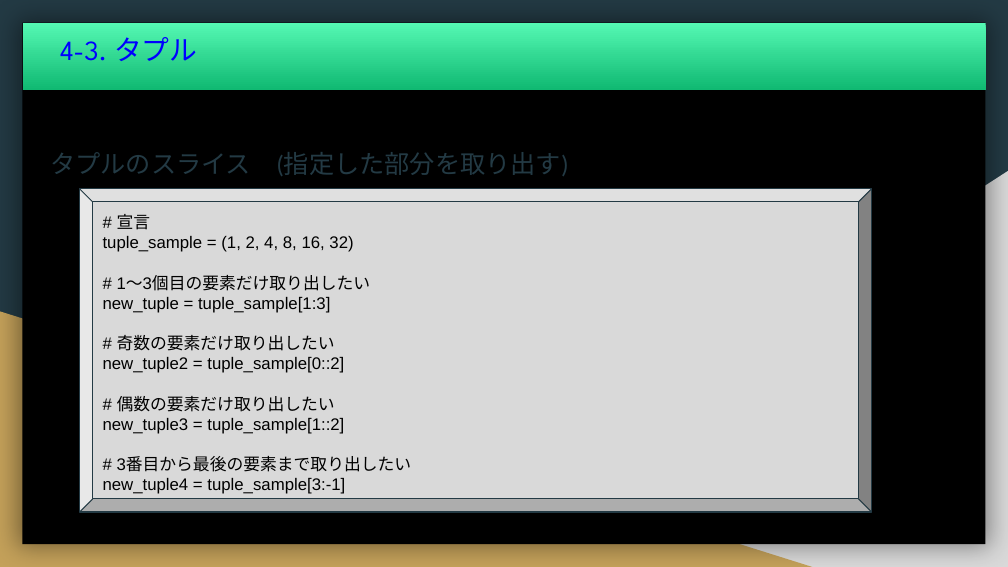
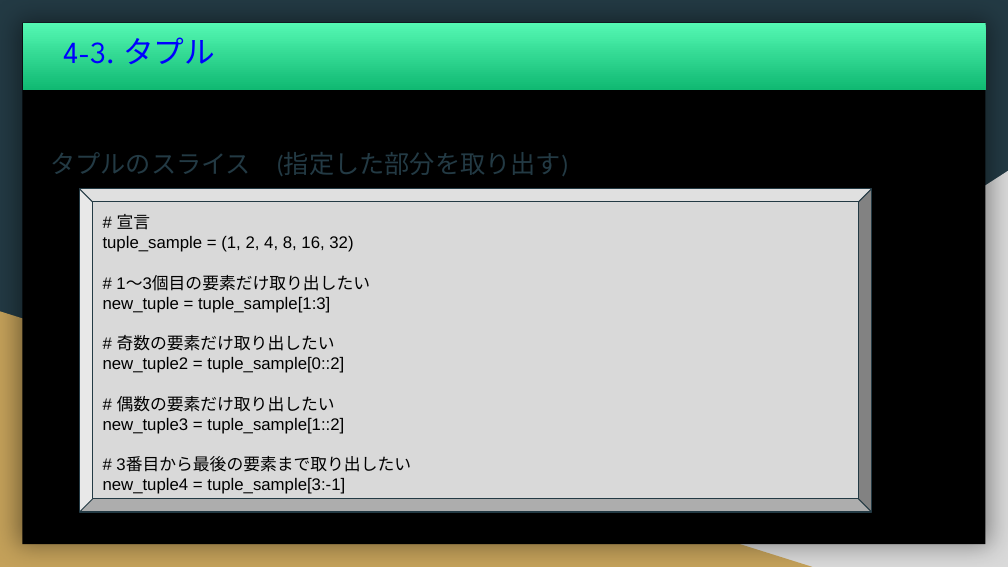
Before and after one commit to f-mio/ICTClub_uexc, a slide deck: slide 23 of 20210407_python/20210407_ICT同好会資料_20210330編集.pptx. Drawn at 1008x567 pixels with LibreOffice and Linux fonts; fonts in the diff are those of the drawing. Boxes give left, top, right and bottom in pixels: in the first picture for what was removed or moved away, otherwise in the second. Text is boxed around its words. In the diff, an @@ line names an element or a change of style, - is before the commit and + after.

```diff
--- a/20210407_python/20210407_ICT同好会資料_20210330編集.pptx
+++ b/20210407_python/20210407_ICT同好会資料_20210330編集.pptx
@@ rectangle "4-3. タプル" at [22,23,986,90]: size 19.8 to 21.9 pt @@
```
Also in this commit, not shown: 24 other slides changed, 2 other files.
